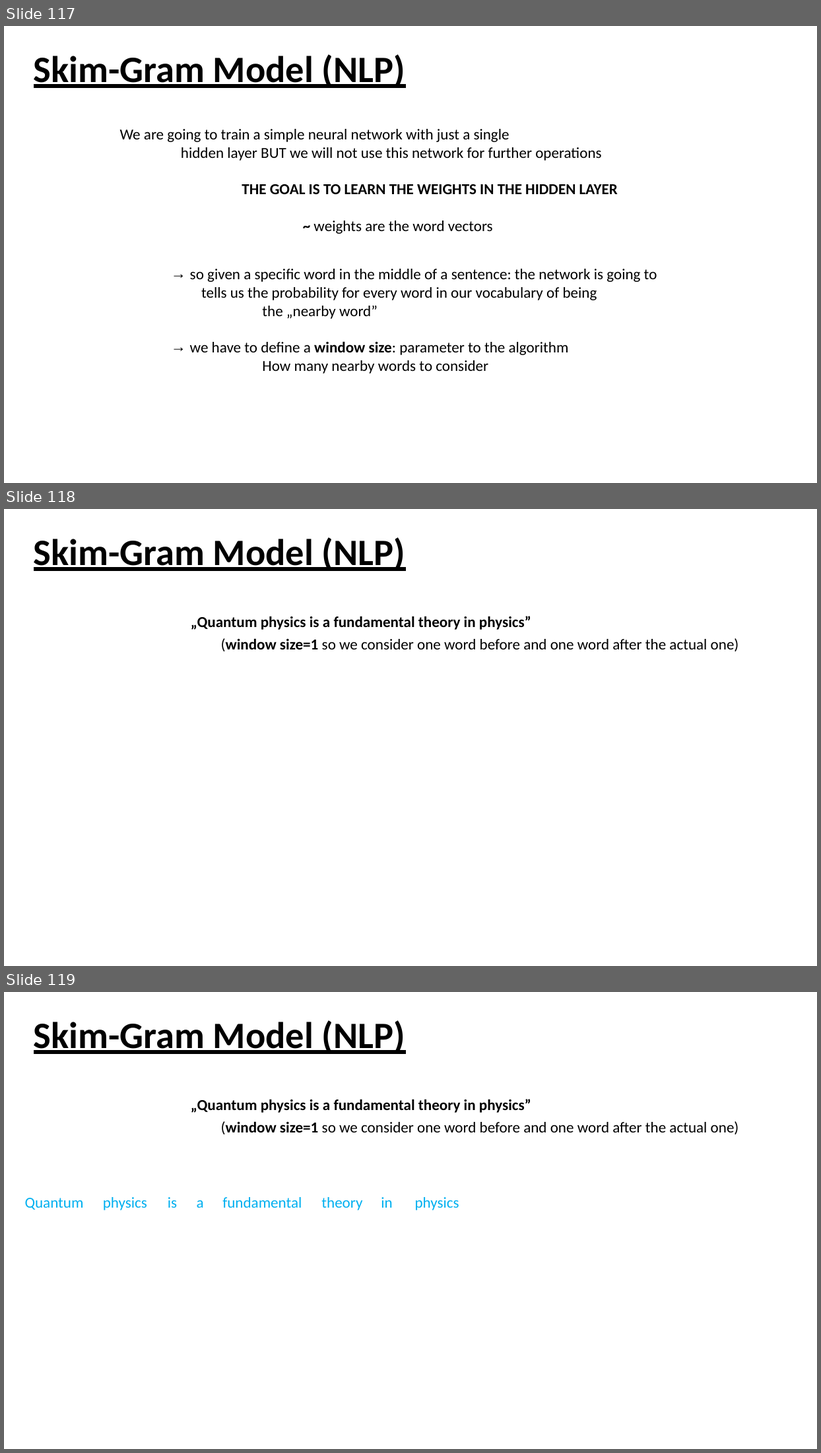
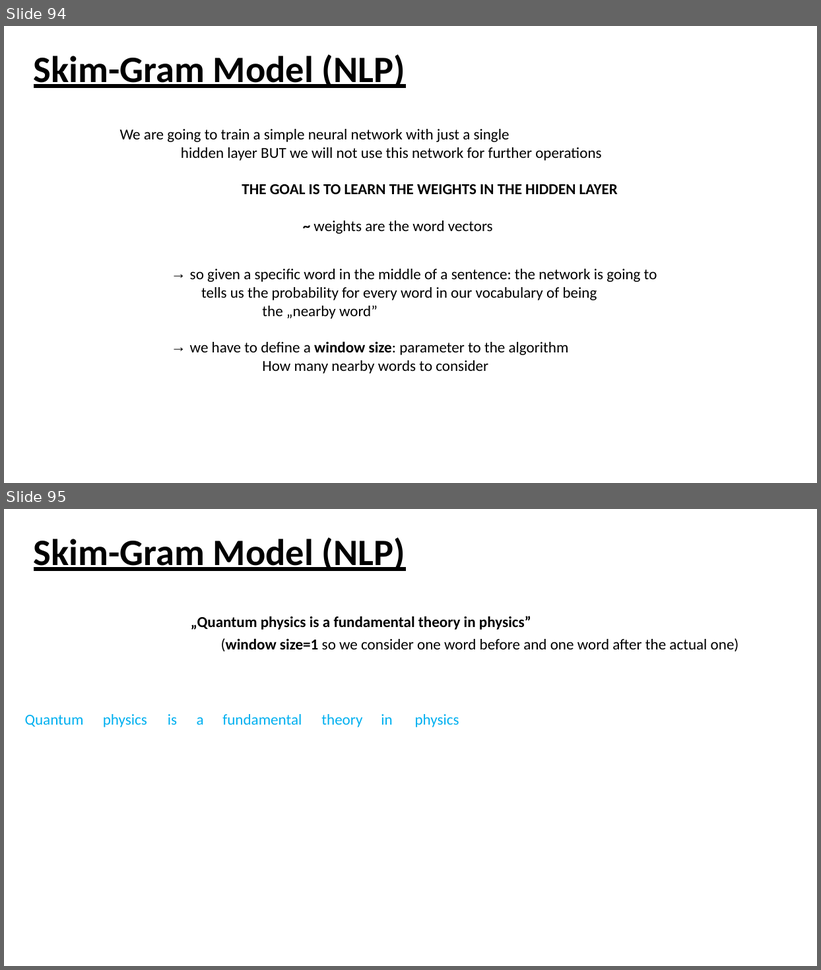
Before and after one commit to woosa7/udacity_projects, a slide deck: ML_DL_Balazs/Lec_Notes/note_DL.pptx. Shown one above the other, each under a label of ours: slides 117, 118 and 119 before the commit, slides 94 and 95 after it. The pictures are 821x1453 and 821x970 pixels, drawn with LibreOffice and Linux fonts; fonts in the diff are those of the drawing. Boxes give left, top, right and bottom in pixels: in the first picture for what was removed or moved away, otherwise in the second. Text is boxed around its words. In the diff, an @@ line names an element or a change of style, - is before the commit and + after.

```diff
--- a/ML_DL_Balazs/Lec_Notes/note_DL.pptx
+++ b/ML_DL_Balazs/Lec_Notes/note_DL.pptx
@@ slide 118 removed at (x1=4, y1=509, x2=817, y2=966), background #FFFFFF @@
@@ text removed at (x1=34, y1=537, x2=405, y2=571) @@
-Skim-Gram Model (NLP)
@@ text removed at (x1=191, y1=616, x2=531, y2=630) @@
-„Quantum physics is a fundamental theory in physics”
@@ text removed at (x1=221, y1=638, x2=739, y2=652) @@
-(window size=1 so we consider one word before and one word after the actual one)
@@ what was slide 117 is now slide 94 @@
@@ what was slide 119 is now slide 95 @@
```
Also in this commit, not shown: 1 slide changed, 27 other slides removed, 2 other files.
